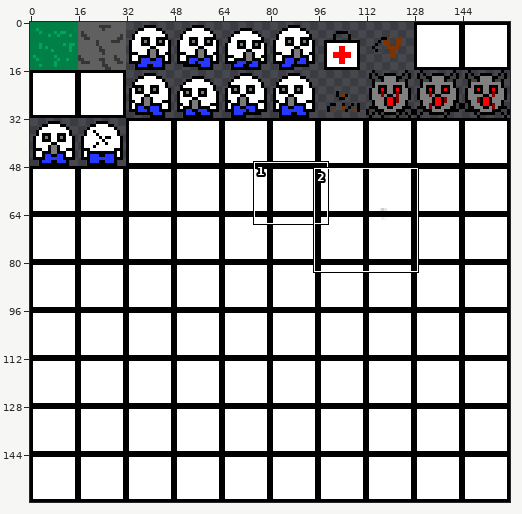
Sprite sheet -- bin/spritesheet.png. The picture above shows the old version from afar; the outline marks the close-up.
Close-up. The starting point:
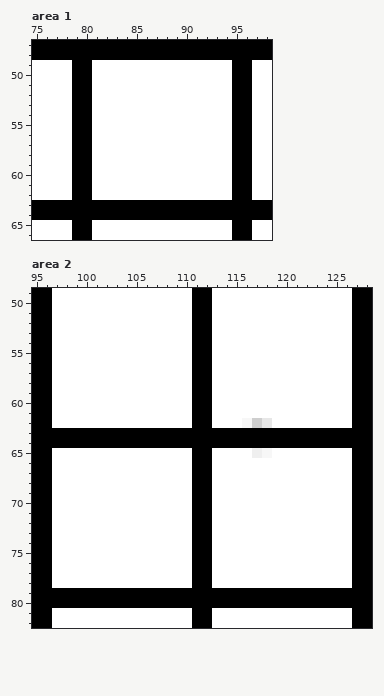
The file is 160x160 pixels. Colours within 5 levels of each other are drawn and written as one. Shown: area 1: x 75..98, y 47..66; area 2: x 95..128, y 49..82. The commit also changed other parts of the picture, which this record leaves out.
New version:
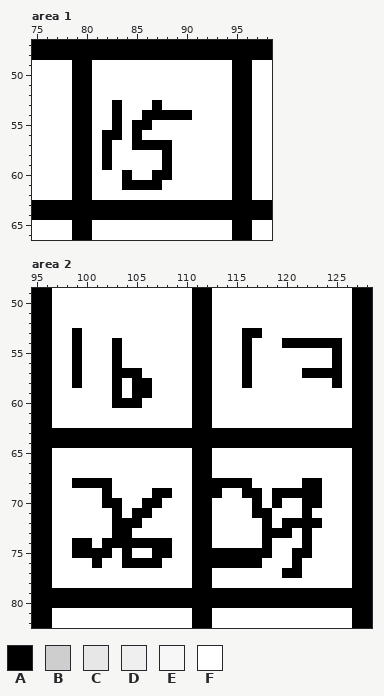
Palette (. is transparent): A #000000  B #cecece  C #e7e7e7  D #efefef  E #f7f7f7  F #ffffff
Diff:
--- area 1
@@ x 80..92 @@
 52 AFFFFFFFFFFFF
-53 AFFFFFFFFFFFF
-54 AFFFFFFFFFFFF
-55 AFFFFFFFFFFFF
-56 AFFFFFFFFFFFF
-57 AFFFFFFFFFFFF
-58 AFFFFFFFFFFFF
-59 AFFFFFFFFFFFF
-60 AFFFFFFFFFFFF
-61 AFFFFFFFFFFFF
+53 AFFAFFFAFFFFF
+54 AFFAFFAAAAAFF
+55 AFFAFAAFFFFFF
+56 AFAAFAFFFFFFF
+57 AFAFFAAAAFFFF
+58 AFAFFFFFAFFFF
+59 AFAFFFFFAFFFF
+60 AFFFAFFAAFFFF
+61 AFFFAAAAFFFFF
 62 AFFFFFFFFFFFF
--- area 2
@@ x 95..128 @@
 52 AAFFFFFFFFFFFFFFAAFFFFFFFFFFFFFFAA
-53 AAFFFFFFFFFFFFFFAAFFFFFFFFFFFFFFAA
-54 AAFFFFFFFFFFFFFFAAFFFFFFFFFFFFFFAA
-55 AAFFFFFFFFFFFFFFAAFFFFFFFFFFFFFFAA
-56 AAFFFFFFFFFFFFFFAAFFFFFFFFFFFFFFAA
-57 AAFFFFFFFFFFFFFFAAFFFFFFFFFFFFFFAA
-58 AAFFFFFFFFFFFFFFAAFFFFFFFFFFFFFFAA
-59 AAFFFFFFFFFFFFFFAAFFFFFFFFFFFFFFAA
-60 AAFFFFFFFFFFFFFFAAFFFFFFFFFFFFFFAA
+53 AAFFAFFFFFFFFFFFAAFFFAAFFFFFFFFFAA
+54 AAFFAFFFAFFFFFFFAAFFFAFFFAAAAAAFAA
+55 AAFFAFFFAFFFFFFFAAFFFAFFFFFFFFAFAA
+56 AAFFAFFFAFFFFFFFAAFFFAFFFFFFFFAFAA
+57 AAFFAFFFAAAFFFFFAAFFFAFFFFFAAAAFAA
+58 AAFFAFFFAFAAFFFFAAFFFAFFFFFFFFAFAA
+59 AAFFFFFFAFAAFFFFAAFFFFFFFFFFFFFFAA
+60 AAFFFFFFAAAFFFFFAAFFFFFFFFFFFFFFAA
 61 AAFFFFFFFFFFFFFFAAFFFFFFFFFFFFFFAA
-62 AAFFFFFFFFFFFFFFAAFFFEBCFFFFFFFFAA
+62 AAFFFFFFFFFFFFFFAAFFFFFFFFFFFFFFAA
 63 AAAAAAAAAAAAAAAAAAAAAAAAAAAAAAAAAA
 64 AAAAAAAAAAAAAAAAAAAAAAAAAAAAAAAAAA
-65 AAFFFFFFFFFFFFFFAAFFFFDEFFFFFFFFAA
+65 AAFFFFFFFFFFFFFFAAFFFFFFFFFFFFFFAA
 66 AAFFFFFFFFFFFFFFAAFFFFFFFFFFFFFFAA
 67 AAFFFFFFFFFFFFFFAAFFFFFFFFFFFFFFAA
-68 AAFFFFFFFFFFFFFFAAFFFFFFFFFFFFFFAA
-69 AAFFFFFFFFFFFFFFAAFFFFFFFFFFFFFFAA
-70 AAFFFFFFFFFFFFFFAAFFFFFFFFFFFFFFAA
-71 AAFFFFFFFFFFFFFFAAFFFFFFFFFFFFFFAA
-72 AAFFFFFFFFFFFFFFAAFFFFFFFFFFFFFFAA
-73 AAFFFFFFFFFFFFFFAAFFFFFFFFFFFFFFAA
-74 AAFFFFFFFFFFFFFFAAFFFFFFFFFFFFFFAA
-75 AAFFFFFFFFFFFFFFAAFFFFFFFFFFFFFFAA
-76 AAFFFFFFFFFFFFFFAAFFFFFFFFFFFFFFAA
-77 AAFFFFFFFFFFFFFFAAFFFFFFFFFFFFFFAA
+68 AAFFAAAAFFFFFFFFAAAAAAFFFFFAAFFFAA
+69 AAFFFFFAFFFFAAFFAAAFFAAFAAAAAFFFAA
+70 AAFFFFFAAFFAAFFFAAFFFFAFAFFAAFFFAA
+71 AAFFFFFFAFAAFFFFAAFFFFAAFFFAFFFFAA
+72 AAFFFFFFAAAFFFFFAAFFFFFAFAAAAFFFAA
+73 AAFFFFFFAAFFFFFFAAFFFFFAAAFAFFFFAA
+74 AAFFAAFAAAAAAAFFAAFFFFFAFFFAFFFFAA
+75 AAFFAAAAFAFFAAFFAAAAAAAAFFAAFFFFAA
+76 AAFFFFAFFAAAAFFFAAAAAAAFFFAFFFFFAA
+77 AAFFFFFFFFFFFFFFAAFFFFFFFAAFFFFFAA
 78 AAFFFFFFFFFFFFFFAAFFFFFFFFFFFFFFAA
